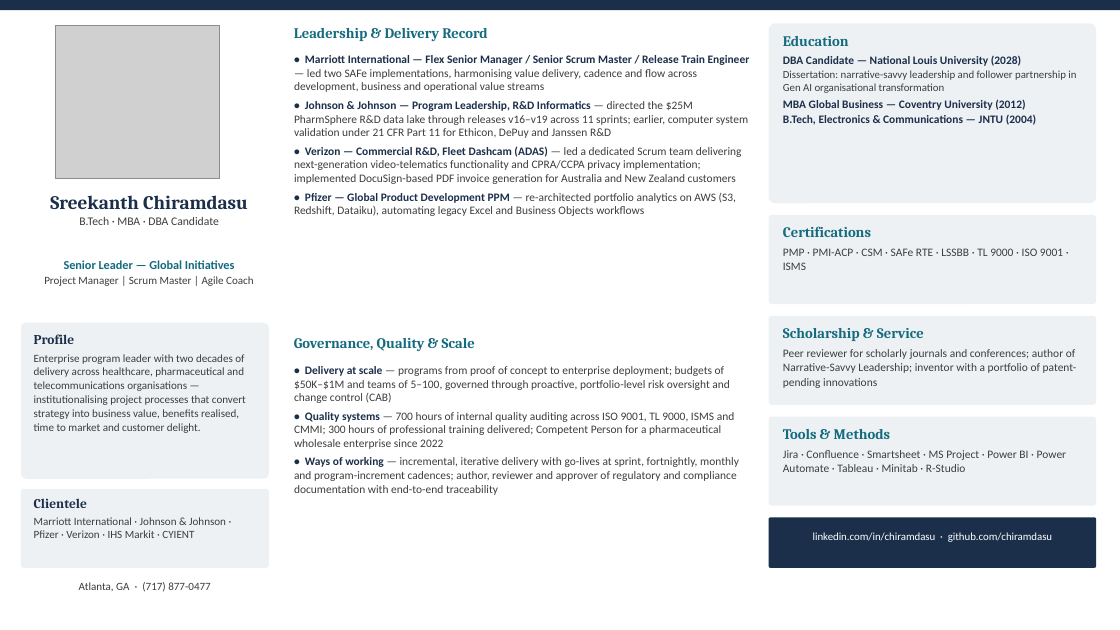
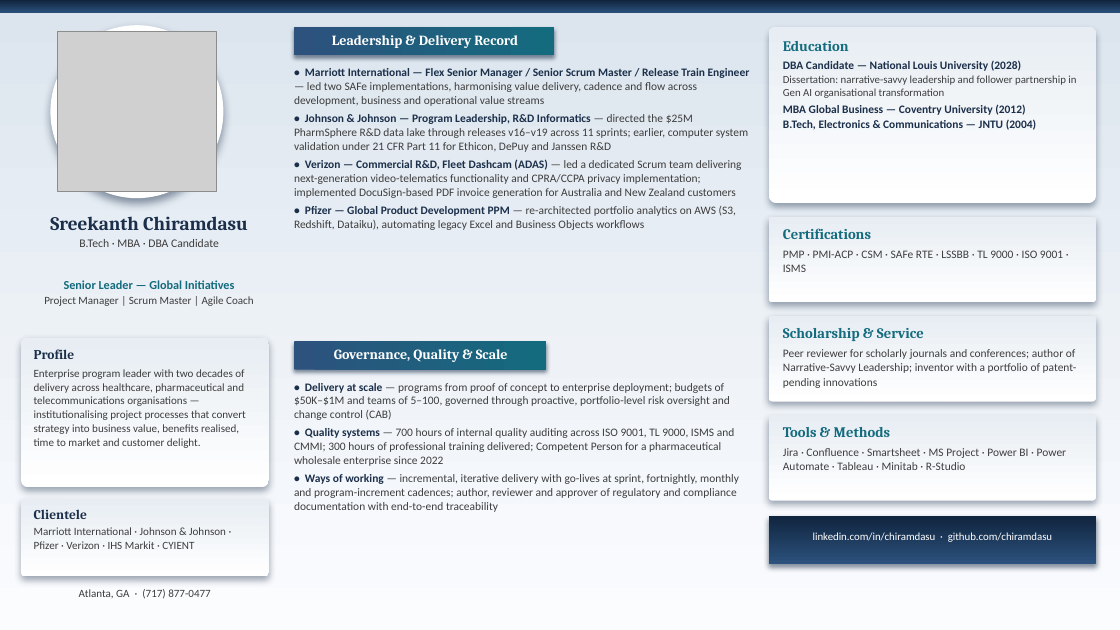
Before and after one commit to chiramdasu/chiramdasu.github.io, a slide deck: slide 1 of Sreekanth_Chiramdasu_One_Slide_Profile.pptx. Drawn at 1120x630 pixels with LibreOffice and Linux fonts; fonts in the diff are those of the drawing; grey boxes stand for pictures. Boxes give left, top, right and bottom in pixels: in the first picture for what was removed or moved away, otherwise in the second. Text is boxed around its words. In the diff, an @@ line names an element or a change of style, - is before the commit and + after.

Commit message:
One-slide profile v3: dimensional 3D styling (gradients, raised panels, shadows)

```diff
--- a/Sreekanth_Chiramdasu_One_Slide_Profile.pptx
+++ b/Sreekanth_Chiramdasu_One_Slide_Profile.pptx
@@ rectangle at [0,0,1120,13]: fill #1B2F4A to gradient #2C527D to #10243E @@
@@ rectangle added at [0,0,1120,630], fill gradient #FBFCFE to #DCE5EE @@
@@ ellipse added at [50,25,223,198], fill #FFFFFF @@
@@ rounded rectangle "Leadership & Delivery Record": place and size @@
-rounded rectangle "Leadership & Delivery Record" at [294,28,487,41]
+rounded rectangle "Leadership & Delivery Record" at [294,27,555,55]
@@ rounded rectangle "Leadership & Delivery Record" at [294,27,555,55]: size 12.5 to 12 pt, text colour #146B7E to #FFFFFF; alignment left to centre; less space between paragraphs; vertical alignment top to middle; fill none to gradient #2C527D to #146B7E; shadow on @@
@@ picture: place and size @@
-picture at [55,25,219,178]
+picture at [57,32,217,192]
@@ text "Education" rewrapped from [783,36,1076,93] to [783,41,1076,130] @@
@@ text "• Marriott International — Flex ...": place and size @@
-text "• Marriott International — Flex ..." at [294,55,750,216]
+text "• Marriott International — Flex ..." at [294,68,750,230]
@@ text "Sreekanth Chiramdasu": place and size @@
-text "Sreekanth Chiramdasu" at [50,195,248,225]
+text "Sreekanth Chiramdasu" at [50,216,248,247]
@@ text "Senior Leader — Global Initiatives": place and size @@
-text "Senior Leader — Global Initiatives" at [44,260,253,286]
+text "Senior Leader — Global Initiatives" at [44,280,253,306]
@@ fill #EEF1F4 to gradient #FFFFFF to #E7EDF3; shadow on; proportions changed in 6 elements at [769,217,1096,302], [769,27,1096,203], [769,316,1096,402], [769,415,1096,501], [21,499,269,576], [21,338,269,487] @@
@@ rounded rectangle: place and size @@
-rounded rectangle at [21,323,269,479]
+rounded rectangle at [21,338,269,487]
@@ text "Profile": place and size @@
-text "Profile" at [34,334,246,433]
+text "Profile" at [34,349,246,448]
@@ rounded rectangle "Governance, Quality & Scale" at [294,341,546,370]: size 12.5 to 12 pt, text colour #146B7E to #FFFFFF; alignment left to centre; less space between paragraphs; vertical alignment top to middle; fill none to gradient #2C527D to #146B7E; shadow on @@
@@ rounded rectangle "Governance, Quality & Scale": place and size @@
-rounded rectangle "Governance, Quality & Scale" at [294,338,475,351]
+rounded rectangle "Governance, Quality & Scale" at [294,341,546,370]
@@ text "• Delivery at scale — ...": place and size @@
-text "• Delivery at scale — ..." at [294,366,739,495]
+text "• Delivery at scale — ..." at [294,383,739,512]
@@ rounded rectangle: place and size @@
-rounded rectangle at [769,417,1096,506]
+rounded rectangle at [769,415,1096,501]
@@ rounded rectangle: place and size @@
-rounded rectangle at [21,489,269,568]
+rounded rectangle at [21,499,269,576]
@@ text "Clientele": place and size @@
-text "Clientele" at [34,498,226,538]
+text "Clientele" at [34,509,226,549]
@@ rounded rectangle at [769,516,1096,565]: fill #1B2F4A to gradient #2C527D to #10243E; shadow on; proportions changed @@
@@ text "Atlanta, GA · (717) 877-0477": place and size @@
-text "Atlanta, GA · (717) 877-0477" at [79,582,211,592]
+text "Atlanta, GA · (717) 877-0477" at [79,589,211,599]
```
Also in this commit, not shown: 1 other file.
